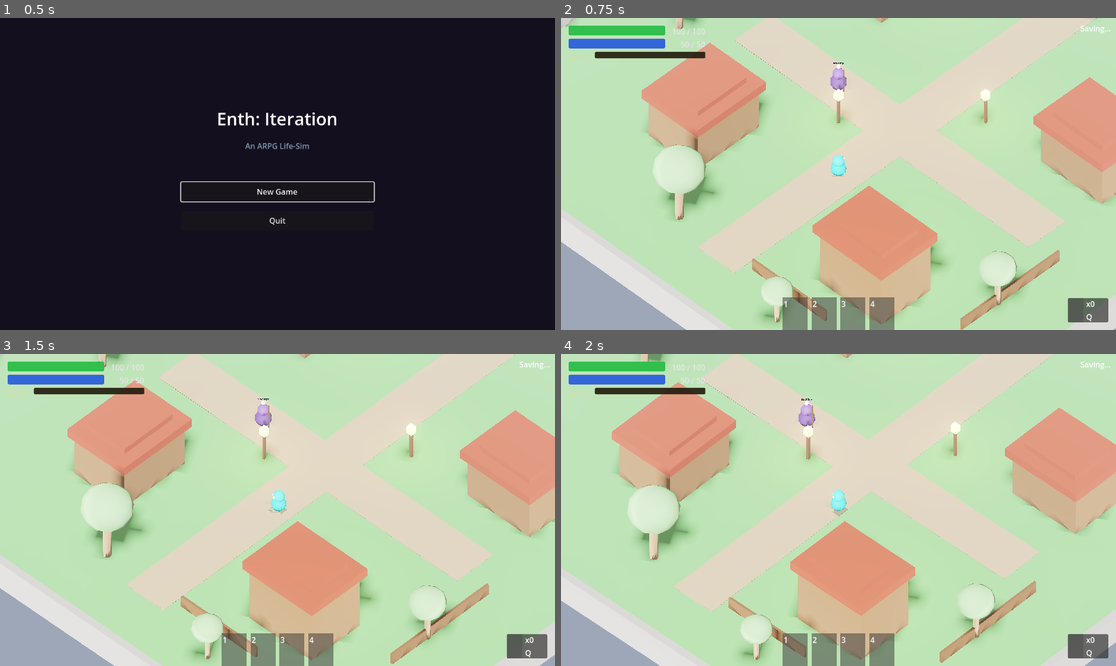
Above: before the commit, frames 1-4 (two rows, left to right).
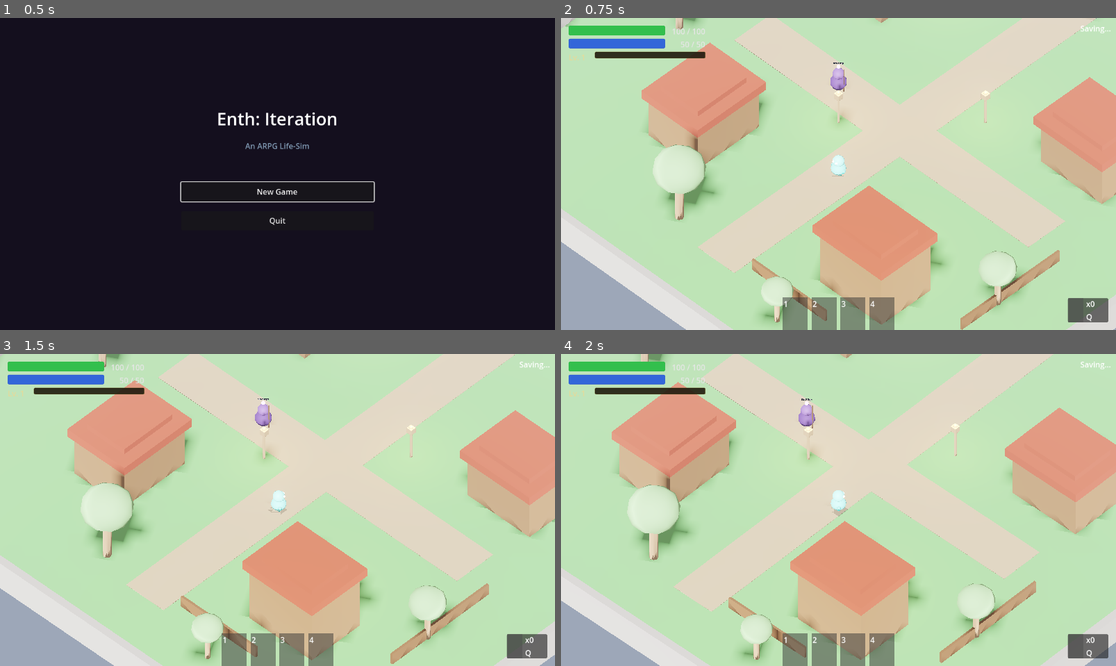
Above: after the commit, the same moments.

Repository: hwashburn1011/enth-iteration
Game: Godot game, scene res://scenes/main/MainMenu.tscn
The game is run twice, just before and just after one commit, with the same random seed, the same clock (stepped at 60 frames per second) and the same inputs.
Inputs (mouse positions are in pixels of both pictures, inside the frame that each line leads up to):
- Up to frame 1 (0.5 s): no input
- Up to frame 2 (0.75 s): click "New Game" at 0.5 s
- Up to frame 3 (1.5 s): tap Enter at 1.25 s; move the mouse to (399, 494) at 1.27 s; hold D (move_right) from 1.28 s (still down); tap 1 (ability_1) at 1.35 s; click (399, 494) at 1.42 s
- Up to frame 4 (2 s): keep holding D (move_right)

Frame 1 is identical in both runs. In frame 2, 0.3% of the frame differs, in the area x 48-78%, y 22-51%; in frame 3, 0.4%, in the area x 46-75%, y 22-51%; in frame 4, 0.4%.

Commit message:
visual: wire Blender .glb models into game — player, enemies, town props
All entities now try to load their Blender-made .glb model first,
falling back to runtime CSG construction if the model isn't found:
- Player: loads globbler.glb, replaces capsule mesh in Model node
- GlitchBug: loads glitch_bug.glb
- MemoryLeak: loads memory_leak.glb
- RogueProcess: loads rogue_process.glb
- Town trees: loads tree_01.glb with scale variation
- Town lanterns: loads lantern_01.glb + adds OmniLight3D

Co-Authored-By: Claude Opus 4.6 (1M context) <noreply@anthropic.com>

Diff:
--- a/scenes/entities/enemies/glitch_bug/glitch_bug.gd
+++ b/scenes/entities/enemies/glitch_bug/glitch_bug.gd
@@ -20,7 +20,13 @@
 	# Clear existing mesh
 	for child: Node in model.get_children():
 		child.queue_free()
-	# Red spiky body — small aggressive creature
+	# Try Blender model first
+	var glb: PackedScene = load("res://assets/models/enemies/glitch_bug.glb") as PackedScene
+	if glb:
+		var instance: Node3D = glb.instantiate() as Node3D
+		model.add_child(instance)
+		return
+	# Fallback: Red spiky body — small aggressive creature
 	var body: MeshInstance3D = MeshInstance3D.new()
 	var sphere: SphereMesh = SphereMesh.new()
 	sphere.radius = 0.35
--- a/scenes/entities/enemies/memory_leak/memory_leak.gd
+++ b/scenes/entities/enemies/memory_leak/memory_leak.gd
@@ -19,7 +19,12 @@
 func _build_enemy_visual() -> void:
 	for child: Node in model.get_children():
 		child.queue_free()
-	# Green ooze blob — semi-transparent pulsing
+	var glb: PackedScene = load("res://assets/models/enemies/memory_leak.glb") as PackedScene
+	if glb:
+		var instance: Node3D = glb.instantiate() as Node3D
+		model.add_child(instance)
+		return
+	# Fallback: Green ooze blob
 	var body: MeshInstance3D = MeshInstance3D.new()
 	var sphere: SphereMesh = SphereMesh.new()
 	sphere.radius = 0.4
--- a/scenes/entities/enemies/rogue_process/rogue_process.gd
+++ b/scenes/entities/enemies/rogue_process/rogue_process.gd
@@ -26,7 +26,12 @@
 func _build_enemy_visual() -> void:
 	for child: Node in model.get_children():
 		child.queue_free()
-	# Angular blue geometric — elite enemy
+	var glb: PackedScene = load("res://assets/models/enemies/rogue_process.glb") as PackedScene
+	if glb:
+		var instance: Node3D = glb.instantiate() as Node3D
+		model.add_child(instance)
+		return
+	# Fallback: Angular blue geometric
 	var body: MeshInstance3D = MeshInstance3D.new()
 	var box: BoxMesh = BoxMesh.new()
 	box.size = Vector3(0.6, 0.8, 0.6)
--- a/scenes/entities/player/player.gd
+++ b/scenes/entities/player/player.gd
@@ -46,6 +46,15 @@
 
 
 func _build_player_extras() -> void:
+	# Try loading Blender model for the player
+	var glb: PackedScene = load("res://assets/models/characters/globbler.glb") as PackedScene
+	if glb:
+		# Remove existing capsule mesh from Model node
+		for child: Node in model.get_children():
+			child.queue_free()
+		var instance: Node3D = glb.instantiate() as Node3D
+		model.add_child(instance)
+
 	# Shadow disc under player
 	var shadow: MeshInstance3D = MeshInstance3D.new()
 	var shadow_mesh: PlaneMesh = PlaneMesh.new()
--- a/scenes/town/town.gd
+++ b/scenes/town/town.gd
@@ -239,9 +239,24 @@
 
 
 func _add_lantern(parent: Node3D, pos: Vector3) -> void:
+	# Try Blender model first
+	var glb: PackedScene = load("res://assets/models/props/lantern_01.glb") as PackedScene
+	if glb:
+		var lantern: Node3D = glb.instantiate() as Node3D
+		parent.add_child(lantern)
+		lantern.global_position = pos
+		# Add point light (not in the model)
+		var light: OmniLight3D = OmniLight3D.new()
+		light.position = Vector3(0, 2.5, 0)
+		light.light_color = Color(1.0, 0.85, 0.5)
+		light.light_energy = 1.5
+		light.omni_range = 8.0
+		light.omni_attenuation = 1.5
+		lantern.add_child(light)
+		return
+	# Fallback CSG
 	var lantern: Node3D = Node3D.new()
 	lantern.position = pos
-	# Post
 	var post: CSGBox3D = CSGBox3D.new()
 	post.size = Vector3(0.15, 2.0, 0.15)
 	post.position = Vector3(0, 1.0, 0)
@@ -250,7 +265,6 @@
 	wood_mat.roughness = 0.9
 	post.material = wood_mat
 	lantern.add_child(post)
-	# Lamp head
 	var lamp: CSGBox3D = CSGBox3D.new()
 	lamp.size = Vector3(0.4, 0.5, 0.4)
 	lamp.position = Vector3(0, 2.2, 0)
@@ -261,7 +275,6 @@
 	glow_mat.emission_energy_multiplier = 2.0
 	lamp.material = glow_mat
 	lantern.add_child(lamp)
-	# Point light
 	var light: OmniLight3D = OmniLight3D.new()
 	light.position = Vector3(0, 2.5, 0)
 	light.light_color = Color(1.0, 0.85, 0.5)
